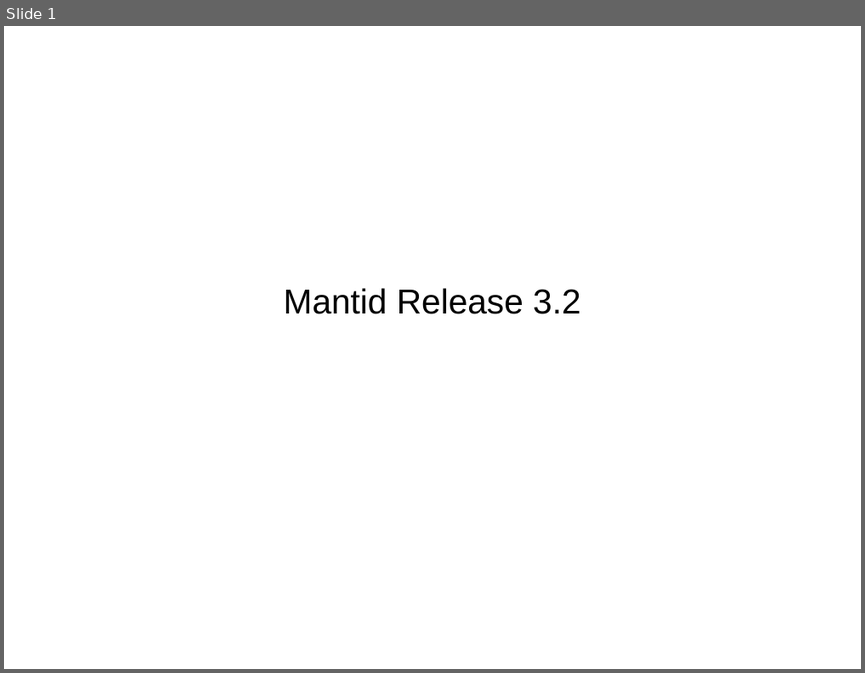
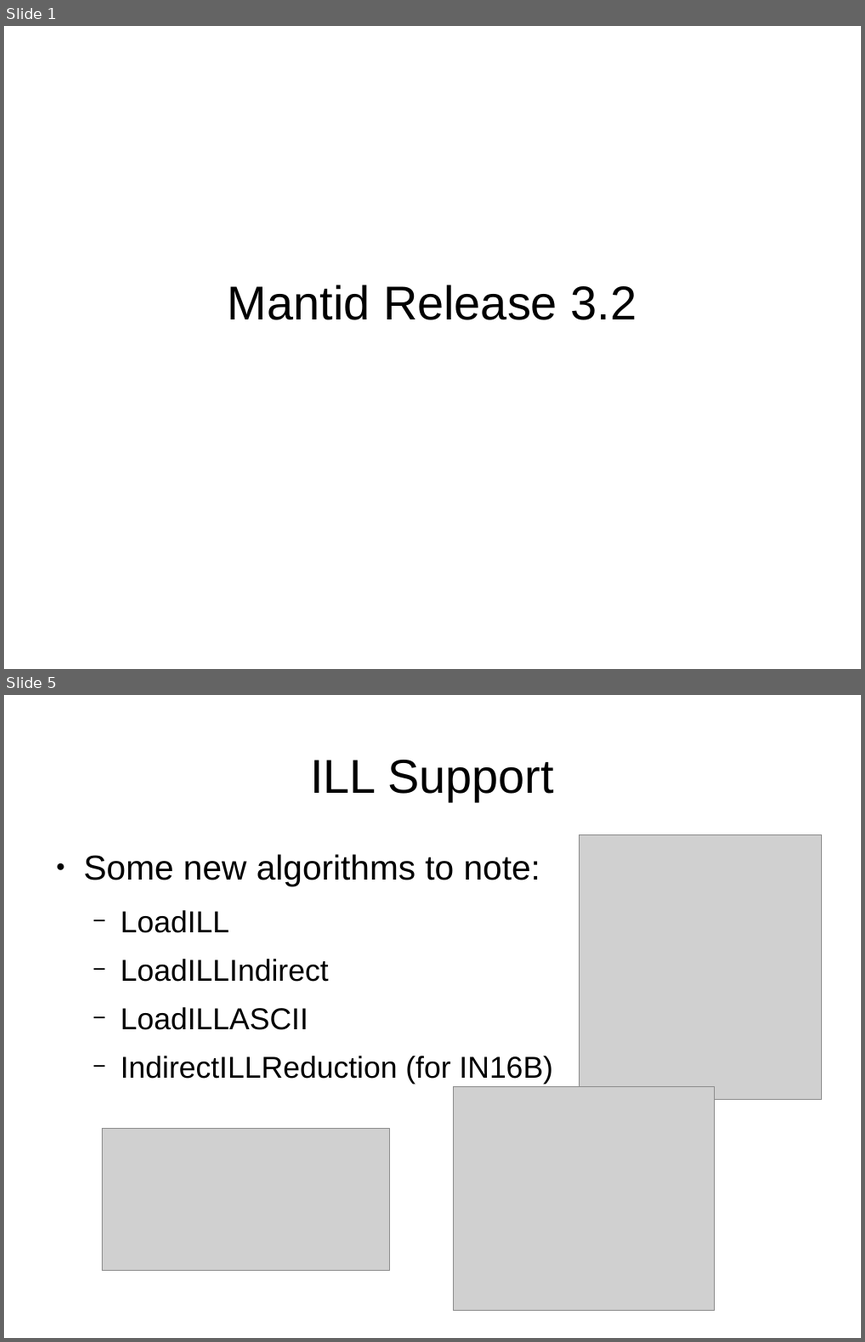
Before and after one commit to samueljackson92/documents, a slide deck: RAL/msg_presentation.odp. Shown one above the other, each under a label of ours: slide 1 before the commit, slides 1 and 5 after it; the slides between them are not shown. The pictures are 865x673 and 865x1342 pixels, drawn with LibreOffice and Linux fonts; fonts in the diff are those of the drawing; grey boxes stand for pictures. Boxes give left, top, right and bottom in pixels: in the first picture for what was removed or moved away, otherwise in the second. Text is boxed around its words. In the diff, an @@ line names an element or a change of style, - is before the commit and + after.

```diff
--- a/RAL/msg_presentation.odp
+++ b/RAL/msg_presentation.odp
@@ slide 5 added at [4,695,861,1338], background #FFFFFF @@
@@ title added at [310,760,554,801], 44 pt, text #000000 @@
+ILL Support
@@ picture added at [579,834,822,1099] @@
@@ text added at [84,854,553,1083], 28 pt, text #000000 @@
+● Some new algorithms to note:
+  − LoadILL
+  − LoadILLIndirect
+  − LoadILLASCII
+  − IndirectILLReduction (for IN16B)
@@ picture added at [454,1087,715,1310] @@
@@ picture added at [102,1129,390,1271] @@
@@ slide 1 changed as well @@
@@ subtitle "Mantid Release 3.2" at [228,284,636,320]: size 32 to 44 pt @@
```
Also in this commit, not shown: 13 other slides added, 2 slides removed.
